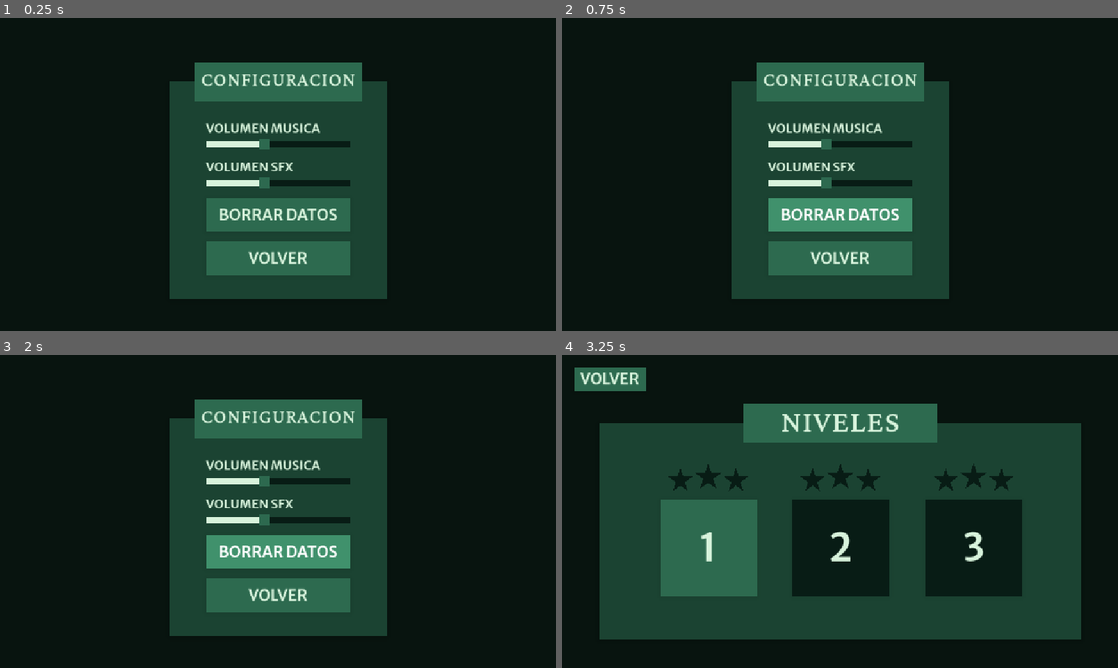
Above: before the commit, frames 1-4 (two rows, left to right).
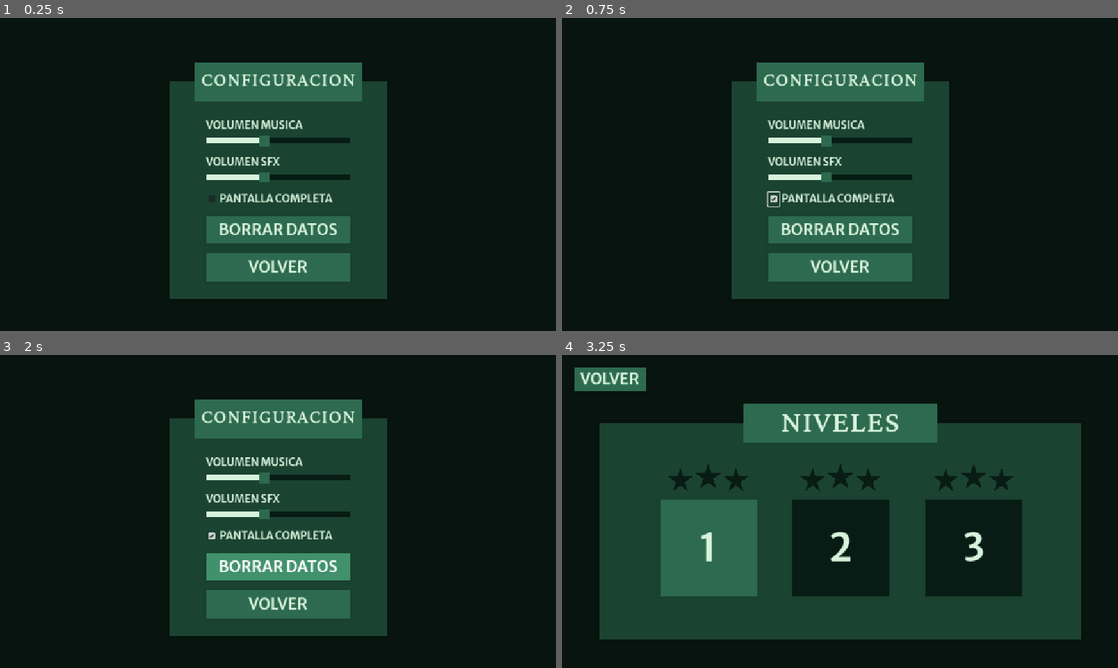
Above: after the commit, the same moments.

Repository: LYoshi02/TP-Videojuegos
Game: Godot game, scene res://pantallas/menu_configuracion/menu_configuracion.tscn
Two runs of this game, one before a commit and one after it. Both use one fixed random seed, a clock stepped at 60 frames per second and the inputs below. This scene is started directly instead of the project's main scene.
Inputs (mouse positions are in pixels of both pictures, inside the frame that each line leads up to):
- Up to frame 1 (0.25 s): no input
- Up to frame 2 (0.75 s): click (773, 199) at 0.52 s
- Up to frame 3 (2 s): click "BORRAR DATOS" at 1.25 s
- Up to frame 4 (3.25 s): click "VOLVER" at 2 s; click "NIVELES" at 2.75 s

The runs differ from the first frame. In frame 1, 7.3% of the frame differs, in the area x 36-63%, y 32-85%; in frame 2, 8.1%; in frame 3, 7.5%; in frame 4, nothing differs.

Commit message:
agregar ajuste de pantalla completa en menu de configuracion general

Diff:
--- a/pantallas/menu_configuracion/menu_configuracion.gd
+++ b/pantallas/menu_configuracion/menu_configuracion.gd
@@ -1,7 +1,20 @@
 extends Control
+
+@onready var check_box_full_screen: CheckBox = $Panel/Panel/ContenedorBotones/HBoxContainer/CheckBoxFullScreen
+
+func _ready() -> void:
+	var current_window_mode = DisplayServer.window_get_mode()
+	if current_window_mode == DisplayServer.WINDOW_MODE_FULLSCREEN:
+		check_box_full_screen.button_pressed = true
 
 func _on_borrar_datos_boton_pressed() -> void:
 	GLOBAL.borrar_progreso()
 
 func _on_volver_boton_pressed() -> void:
 	get_tree().change_scene_to_file(GLOBAL.PANTALLAS["MENU_PRINCIPAL"])
+
+func _on_check_box_full_screen_toggled(toggled_on: bool) -> void:
+	if toggled_on:
+		DisplayServer.window_set_mode(DisplayServer.WINDOW_MODE_FULLSCREEN)
+	else:
+		DisplayServer.window_set_mode(DisplayServer.WINDOW_MODE_WINDOWED)
--- a/pantallas/menu_configuracion/menu_configuracion.tscn
+++ b/pantallas/menu_configuracion/menu_configuracion.tscn
@@ -19,6 +19,12 @@
 bg_color = Color(0.176471, 0.415686, 0.309804, 1)
 
 [sub_resource type="FontVariation" id="FontVariation_mvscm"]
+base_font = ExtResource("3_ltsyv")
+variation_opentype = {
+2003265652: 600
+}
+
+[sub_resource type="FontVariation" id="FontVariation_ltsyv"]
 base_font = ExtResource("3_ltsyv")
 variation_opentype = {
 2003265652: 600
@@ -90,9 +96,9 @@
 anchor_right = 0.5
 anchor_bottom = 0.5
 offset_left = -150.0
-offset_top = -144.0
+offset_top = -148.0
 offset_right = 150.0
-offset_bottom = 176.0
+offset_bottom = 188.0
 grow_horizontal = 2
 grow_vertical = 2
 theme_override_constants/separation = 20
@@ -106,7 +112,7 @@
 layout_mode = 2
 theme_override_colors/font_color = Color(0.847059, 0.952941, 0.862745, 1)
 theme_override_fonts/font = SubResource("FontVariation_mvscm")
-theme_override_font_sizes/font_size = 26
+theme_override_font_sizes/font_size = 22
 text = "VOLUMEN MUSICA"
 
 [node name="SliderMusica" parent="Panel/Panel/ContenedorBotones/VolumenMusica" instance=ExtResource("4_yx0ux")]
@@ -122,12 +128,30 @@
 layout_mode = 2
 theme_override_colors/font_color = Color(0.847059, 0.952941, 0.862745, 1)
 theme_override_fonts/font = SubResource("FontVariation_mvscm")
-theme_override_font_sizes/font_size = 26
+theme_override_font_sizes/font_size = 22
 text = "VOLUMEN SFX"
 
 [node name="SliderSFX" parent="Panel/Panel/ContenedorBotones/VolumenSFX" instance=ExtResource("4_yx0ux")]
 layout_mode = 2
 nombre_bus = "sfx"
+
+[node name="HBoxContainer" type="HBoxContainer" parent="Panel/Panel/ContenedorBotones"]
+z_index = 10
+layout_mode = 2
+
+[node name="CheckBoxFullScreen" type="CheckBox" parent="Panel/Panel/ContenedorBotones/HBoxContainer"]
+z_index = 10
+texture_filter = 2
+layout_mode = 2
+
+[node name="Label" type="Label" parent="Panel/Panel/ContenedorBotones/HBoxContainer"]
+z_index = 10
+texture_filter = 2
+layout_mode = 2
+theme_override_colors/font_color = Color(0.847059, 0.952941, 0.862745, 1)
+theme_override_fonts/font = SubResource("FontVariation_ltsyv")
+theme_override_font_sizes/font_size = 22
+text = "PANTALLA COMPLETA"
 
 [node name="BorrarDatosBoton" parent="Panel/Panel/ContenedorBotones" instance=ExtResource("3_tbv8m")]
 layout_mode = 2
@@ -182,6 +206,7 @@
 layout_mode = 2
 text = "Volver"
 
+[connection signal="toggled" from="Panel/Panel/ContenedorBotones/HBoxContainer/CheckBoxFullScreen" to="." method="_on_check_box_full_screen_toggled"]
 [connection signal="pressed" from="Panel/Panel/ContenedorBotones/BorrarDatosBoton" to="." method="_on_borrar_datos_boton_pressed"]
 [connection signal="pressed" from="Panel/Panel/ContenedorBotones/VolverBoton" to="." method="_on_volver_boton_pressed"]
 [connection signal="pressed" from="ContenedorBotones/BorrarDatosBoton" to="." method="_on_borrar_datos_boton_pressed"]
--- a/pantallas/pausa/configuracion/configuracion.tscn
+++ b/pantallas/pausa/configuracion/configuracion.tscn
@@ -24,6 +24,7 @@
 }
 
 [node name="Panel" type="Panel"]
+z_index = 10
 anchors_preset = 15
 anchor_right = 1.0
 anchor_bottom = 1.0
@@ -33,6 +34,7 @@
 script = ExtResource("1_gn6kl")
 
 [node name="Panel" type="Panel" parent="."]
+z_index = 10
 layout_mode = 1
 anchors_preset = 8
 anchor_left = 0.5
@@ -48,6 +50,7 @@
 theme_override_styles/panel = SubResource("StyleBoxFlat_2n5ss")
 
 [node name="Panel2" type="Panel" parent="Panel"]
+z_index = 10
 layout_mode = 1
 anchors_preset = 5
 anchor_left = 0.5
@@ -60,6 +63,7 @@
 theme_override_styles/panel = SubResource("StyleBoxFlat_5lilx")
 
 [node name="TituloConfiguracion" parent="Panel/Panel2" instance=ExtResource("1_m7156")]
+z_index = 10
 layout_mode = 1
 anchors_preset = 15
 anchor_right = 1.0
@@ -73,6 +77,7 @@
 text = "CONFIGURACION"
 
 [node name="ContenedorBotones" type="VBoxContainer" parent="Panel"]
+z_index = 10
 layout_mode = 1
 anchors_preset = 8
 anchor_left = 0.5
@@ -80,23 +85,26 @@
 anchor_right = 0.5
 anchor_bottom = 0.5
 offset_left = -150.0
-offset_top = -154.0
+offset_top = -144.0
 offset_right = 150.0
-offset_bottom = 190.0
+offset_bottom = 176.0
 grow_horizontal = 2
 grow_vertical = 2
-theme_override_constants/separation = 50
+theme_override_constants/separation = 42
 alignment = 1
 
 [node name="VBoxContainer" type="VBoxContainer" parent="Panel/ContenedorBotones"]
+z_index = 10
 layout_mode = 2
-theme_override_constants/separation = 40
+theme_override_constants/separation = 30
 
 [node name="VolumenMusica" type="VBoxContainer" parent="Panel/ContenedorBotones/VBoxContainer"]
+z_index = 10
 layout_mode = 2
 theme_override_constants/separation = 5
 
 [node name="Label" type="Label" parent="Panel/ContenedorBotones/VBoxContainer/VolumenMusica"]
+z_index = 10
 texture_filter = 2
 layout_mode = 2
 theme_override_colors/font_color = Color(0.847059, 0.952941, 0.862745, 1)
@@ -105,10 +113,12 @@
 text = "VOLUMEN MUSICA"
 
 [node name="SliderMusica" parent="Panel/ContenedorBotones/VBoxContainer/VolumenMusica" instance=ExtResource("3_h61ec")]
+z_index = 10
 layout_mode = 2
 nombre_bus = "musica"
 
 [node name="VolumenSFX" type="VBoxContainer" parent="Panel/ContenedorBotones/VBoxContainer"]
+z_index = 10
 layout_mode = 2
 theme_override_constants/separation = 5
 
@@ -125,12 +135,16 @@
 nombre_bus = "sfx"
 
 [node name="HBoxContainer" type="HBoxContainer" parent="Panel/ContenedorBotones/VBoxContainer"]
+z_index = 10
 layout_mode = 2
 
 [node name="CheckBoxFullScreen" type="CheckBox" parent="Panel/ContenedorBotones/VBoxContainer/HBoxContainer"]
+z_index = 10
+texture_filter = 2
 layout_mode = 2
 
-[node name="Label2" type="Label" parent="Panel/ContenedorBotones/VBoxContainer/HBoxContainer"]
+[node name="Label" type="Label" parent="Panel/ContenedorBotones/VBoxContainer/HBoxContainer"]
+z_index = 10
 texture_filter = 2
 layout_mode = 2
 theme_override_colors/font_color = Color(0.847059, 0.952941, 0.862745, 1)
@@ -139,6 +153,7 @@
 text = "PANTALLA COMPLETA"
 
 [node name="VolverBoton" parent="Panel/ContenedorBotones" instance=ExtResource("4_v8juk")]
+z_index = 10
 layout_mode = 2
 text = "VOLVER"
 
Not shown: 1 places in pantallas/menu_configuracion/menu_configuracion.tscn that only renumber resources
